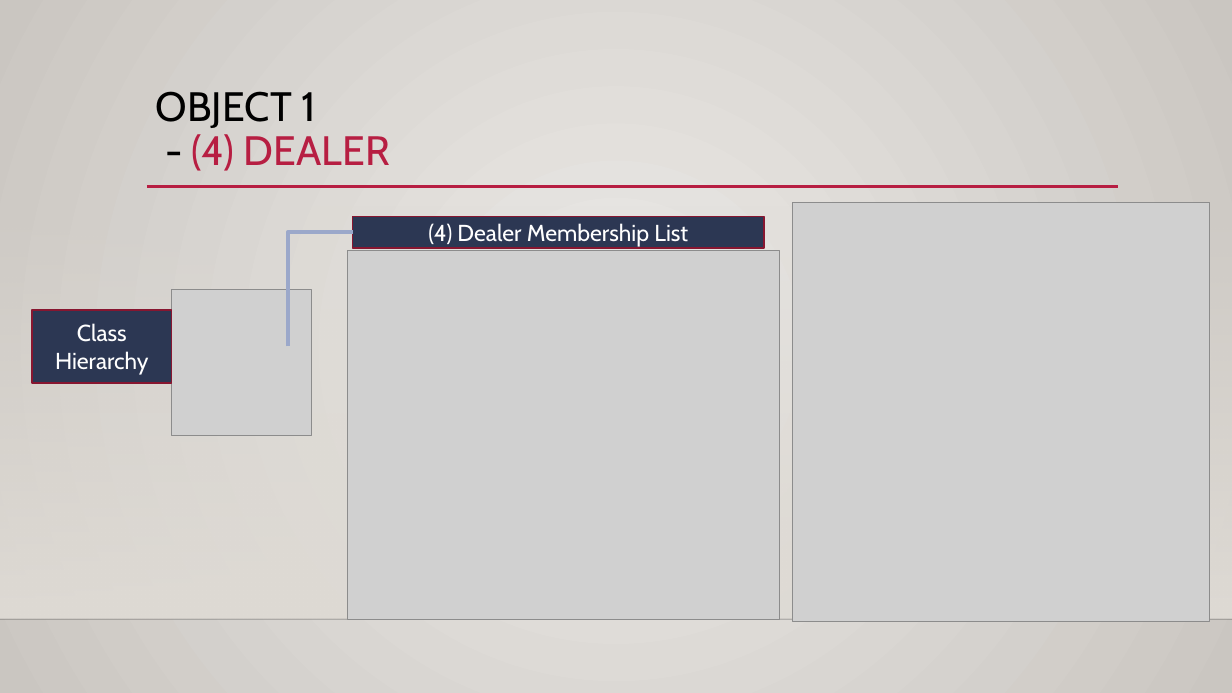
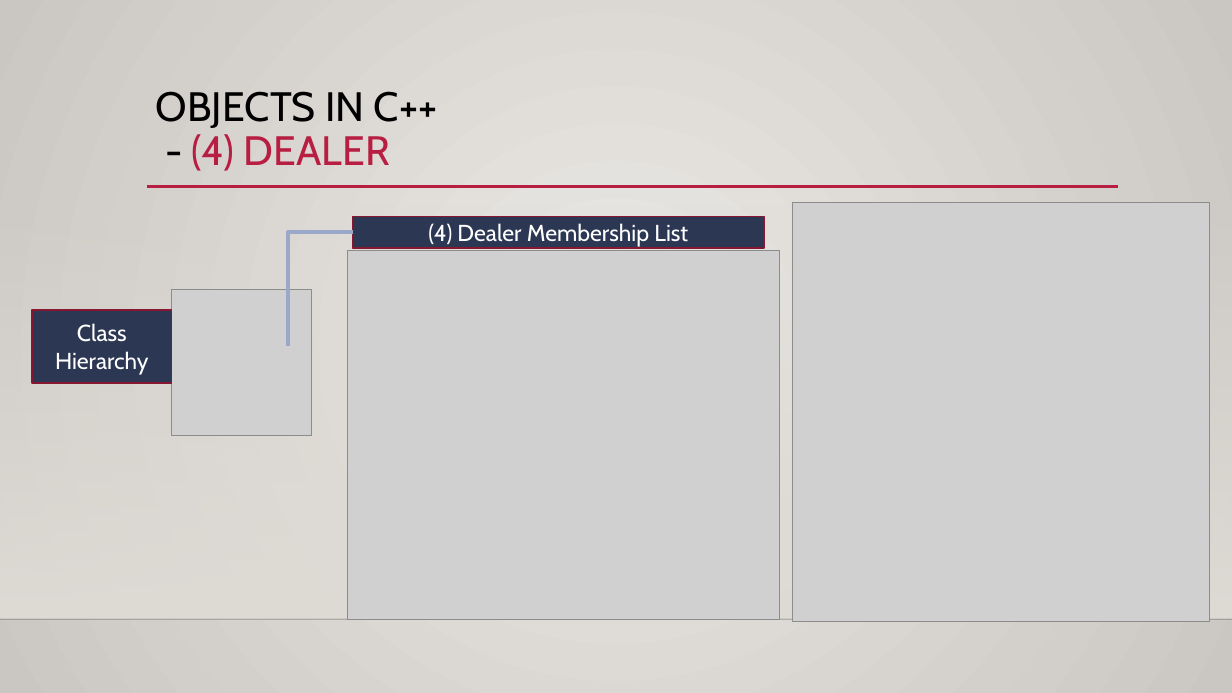
Before and after one commit to bl2746750/LeeByoungmo_CIS_17b_47697, a slide deck: slide 10 of Proj/Texas holdem.pptx. Drawn at 1232x693 pixels with LibreOffice and Linux fonts; fonts in the diff are those of the drawing; grey boxes stand for pictures; background and template pictures are left out. Boxes give left, top, right and bottom in pixels: in the first picture for what was removed or moved away, otherwise in the second. Text is boxed around its words. In the diff, an @@ line names an element or a change of style, - is before the commit and + after.

```diff
--- a/Proj/Texas holdem.pptx
+++ b/Proj/Texas holdem.pptx
@@ title at bbox=[156, 91, 437, 171]: text changed; text colour #B71E42 to #000000 @@
-OBJECT 1
-- (4) DEALER
+OBJECTS IN C++
+- (4) DEALER
```
Also in this commit, not shown: 7 other slides changed, 3 other files.
